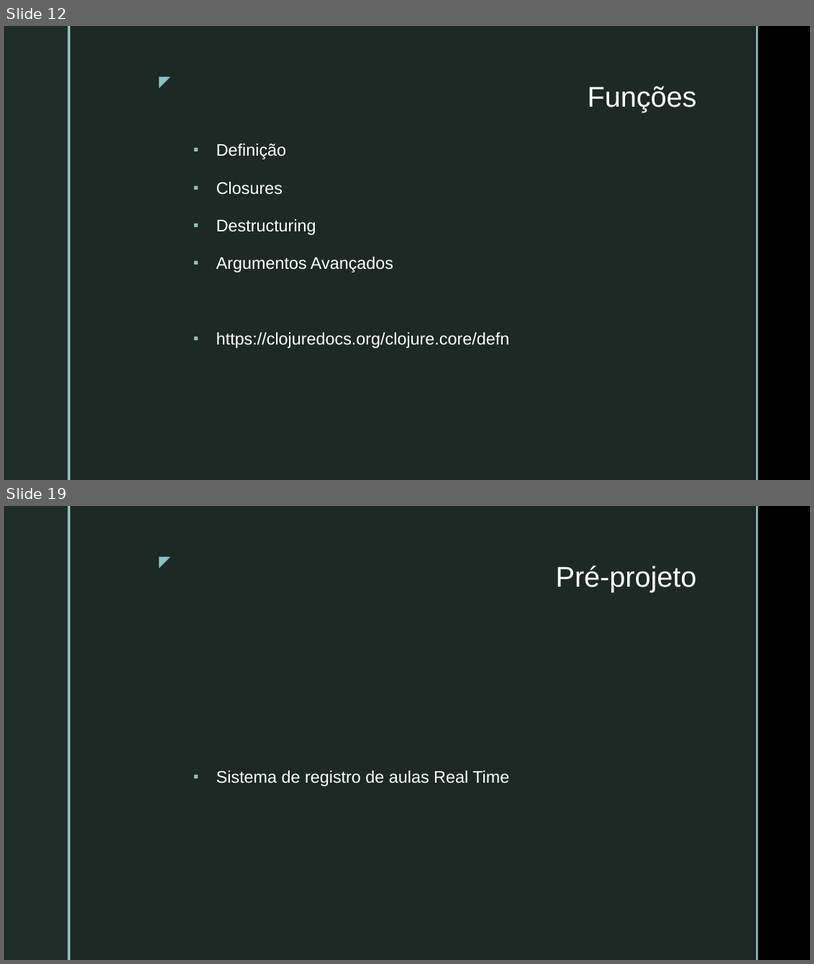
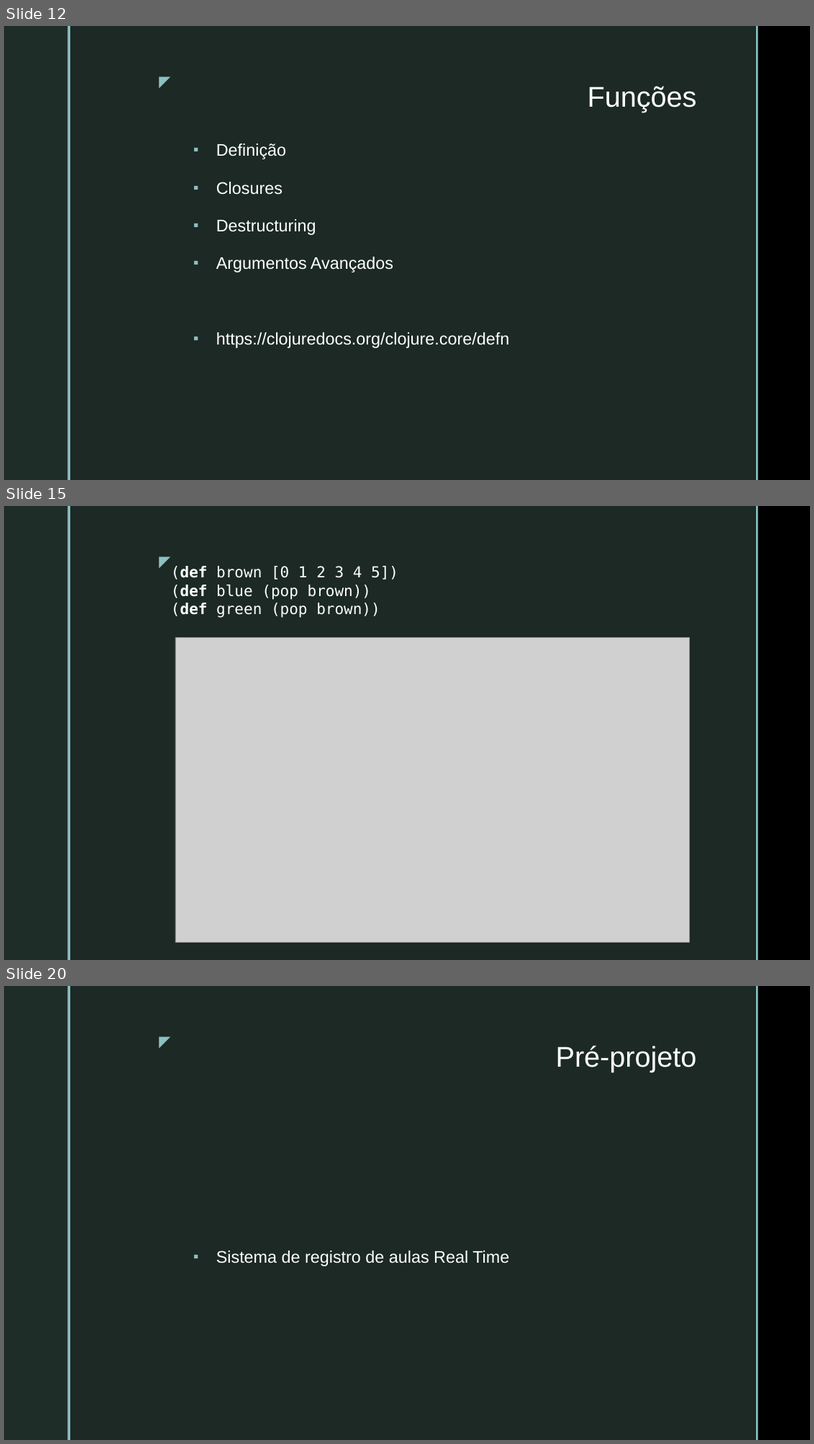
Before and after one commit to VictorInacio/curso-clojure-mybank, a slide deck: doc/NUBOOT-MOD3-PROG-TEC-CLJ.pptx. Shown one above the other, each under a label of ours: slides 12 and 19 before the commit, slides 12, 15 and 20 after it; the slides between them are not shown. The pictures are 814x964 and 814x1444 pixels, drawn with LibreOffice and Linux fonts; fonts in the diff are those of the drawing; grey boxes stand for pictures; background and template pictures are left out. Boxes give left, top, right and bottom in pixels: in the first picture for what was removed or moved away, otherwise in the second. Text is boxed around its words. In the diff, an @@ line names an element or a change of style, - is before the commit and + after.

```diff
--- a/doc/NUBOOT-MOD3-PROG-TEC-CLJ.pptx
+++ b/doc/NUBOOT-MOD3-PROG-TEC-CLJ.pptx
@@ slide 15 added at (x1=4, y1=506, x2=810, y2=960), background picture (left out); not listed: 5 template elements that a slide beside it also shows @@
@@ text added at (x1=171, y1=566, x2=399, y2=618), 18 pt, text #FFFFFF @@
+(def brown [0 1 2 3 4 5])
+(def blue (pop brown))
+(def green (pop brown))
@@ picture added at (x1=175, y1=637, x2=689, y2=942) @@
@@ what was slide 19 is now slide 20 @@
```
Also in this commit, not shown: 5 slides changed, 3 other slides added, 1 slide removed, 9 other files.
